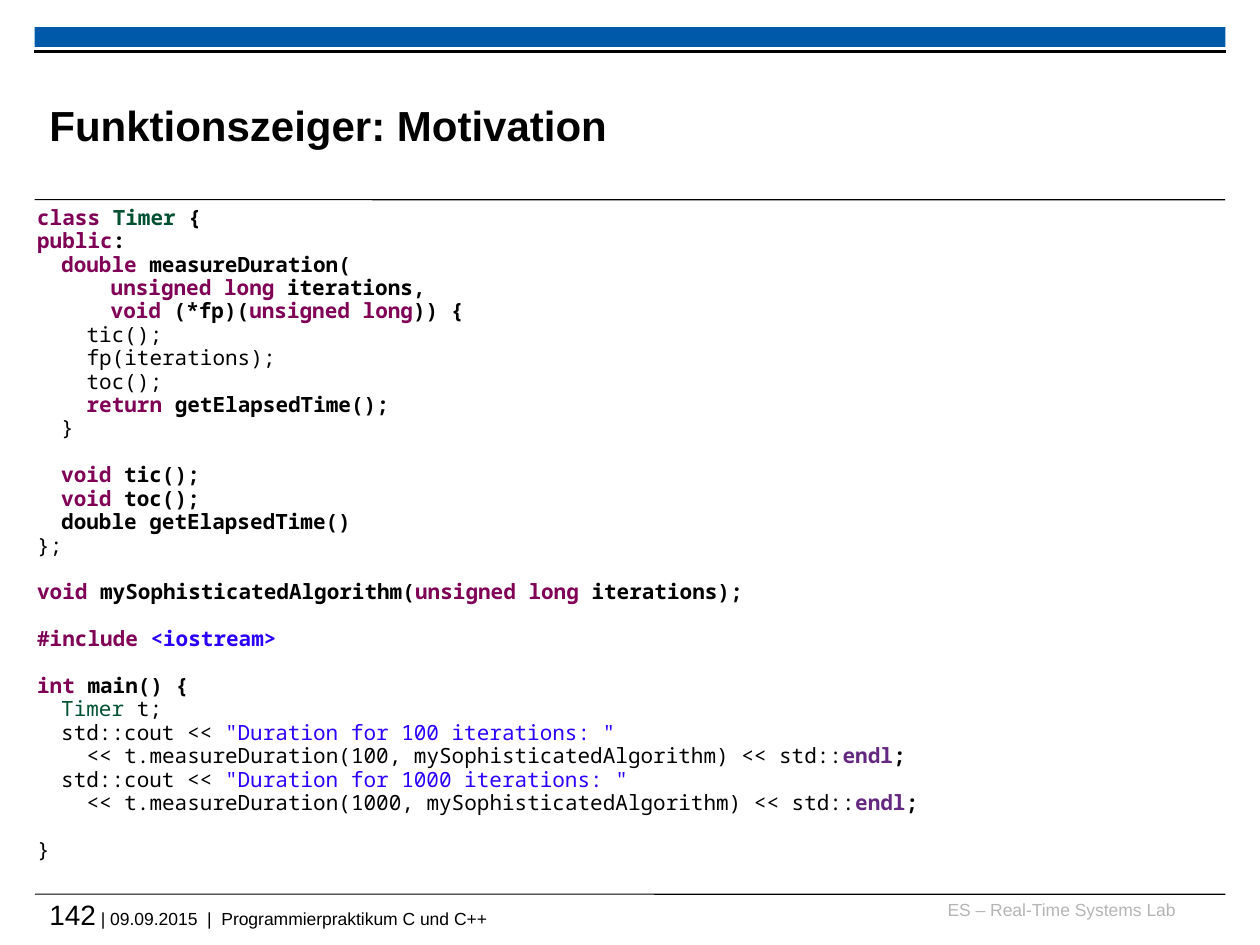
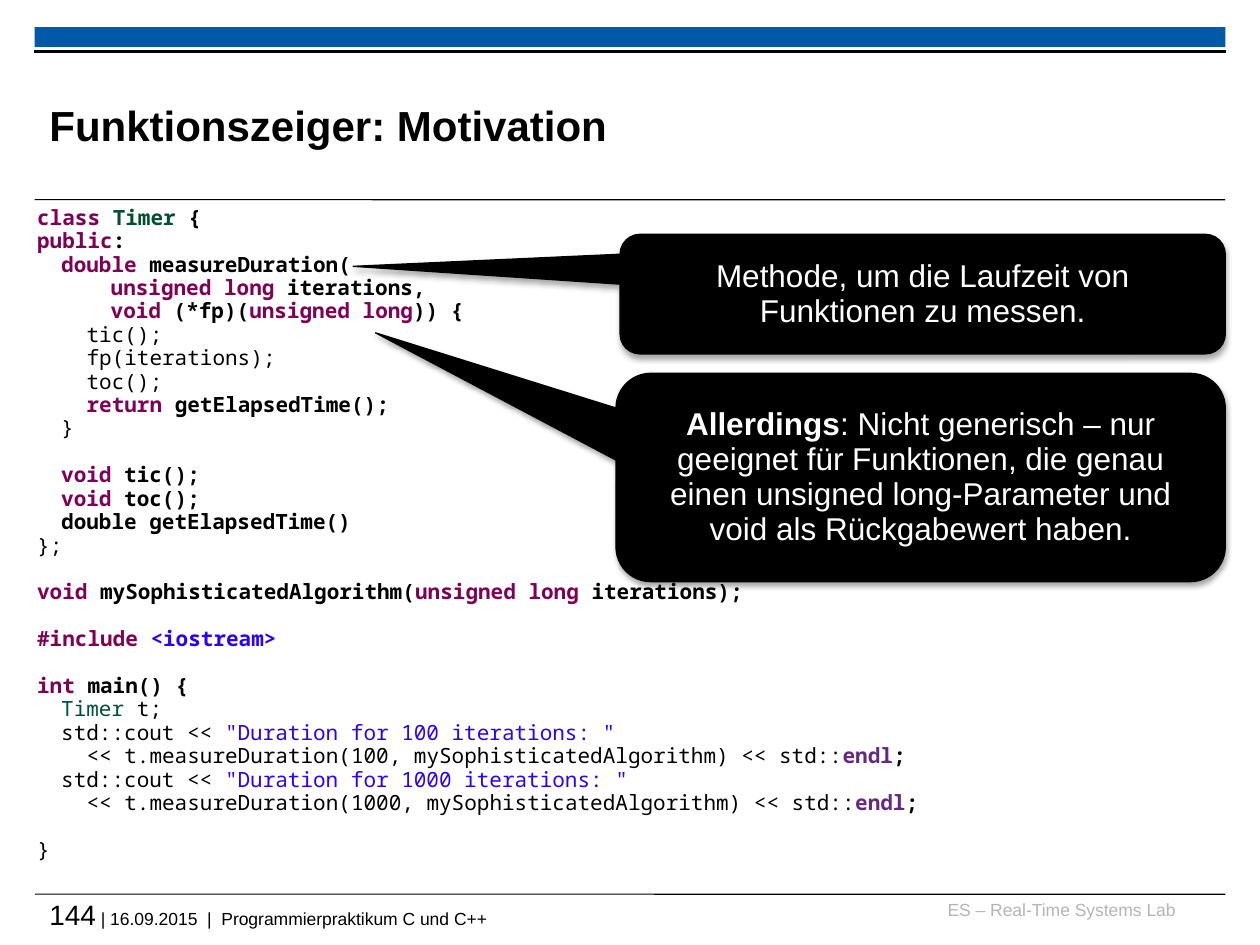
Before and after one commit to h82k/tud-cppp, a slide deck: slide 144 of cppp_lecture.pptx (slide 142 before the commit). Drawn at 1260x945 pixels with LibreOffice and Linux fonts; fonts in the diff are those of the drawing; background and template pictures are left out. Boxes give left, top, right and bottom in pixels: in the first picture for what was removed or moved away, otherwise in the second. Text is boxed around its words. In the diff, an @@ line names an element or a change of style, - is before the commit and + after.

```diff
--- a/cppp_lecture.pptx
+++ b/cppp_lecture.pptx
@@ rounded speech box added at <box>620,234,1225,354</box>, fill #000000, outline #000000 0.75 pt, 18 pt, text #FFFFFF @@
+Methode, um die Laufzeit von Funktionen zu messen.
@@ rounded speech box added at <box>616,373,1226,581</box>, fill #000000, outline #000000 0.75 pt, 18 pt, text #FFFFFF @@
+Allerdings: Nicht generisch – nur geeignet für Funktionen, die genau einen unsigned long-Parameter und void als Rückgabewert haben.
@@ text at <box>49,905,487,929</box>: text changed @@
-142 | 09.09.2015 | Programmierpraktikum C und C++
+144 | 16.09.2015 | Programmierpraktikum C und C++
```
Also in this commit, not shown: 28 other slides changed, 5 slides added, 3 slides removed.
